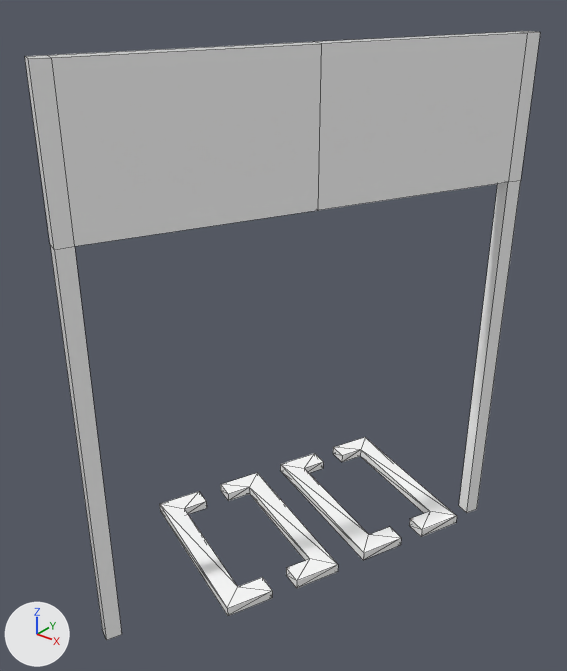
Two versions of the FBX model Assets/Meshes/SM_Meta.fbx, one commit apart.
Camera for both pictures: a camera (50 mm lens) standing at (-1.76, -19.89, 6.67) and looking at (-6.67, -13.74, 2.86). Every picture has the same lights, and +X, +Y and +Z are marked at lower left. Mesh edges are drawn as thin lines. Where no turn or scale is listed for an object, it has been applied to the vertices.
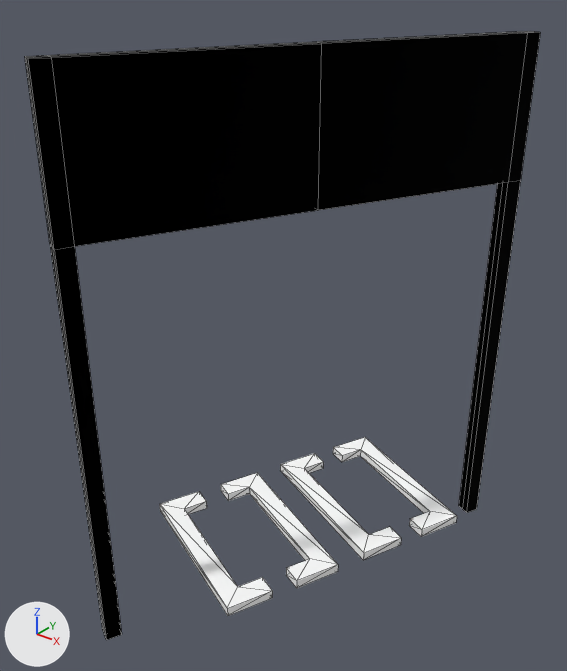
What differs and where, as boxes [x1, y1, x2, y2] in the pictures (567 x 671 px):
part 1 of me_mesh, built on: [25, 31, 535, 638] in both
part 2 of me_mesh, recoloured (white to black): [29, 32, 540, 640] in both

Edits to the bpy script that builds the scene:
```text
Add mat_m_board:
    mat_m_board = principled_material('M_Board')
    mat_m_board.base_color = (0.0, 0.0, 0.0)  # black #000000
    mat_m_board.metallic = 1.0
    mat_m_board.roughness = 0.859
Change me_mesh:
    used by ob_box069; location = (-6.01, -13.0, 4.36)
    remove me_mesh.from_pydata(...)  # 28 vertices, 26 faces; spans x -1.49..0.87, y -3.07..1.73, z -4.63..1.57
    add me_mesh.from_pydata(...)  # 42 vertices, 40 faces; spans x -1.49..0.87, y -3.07..1.73, z -4.63..1.57
    me_mesh part 1
    14 faces are deleted
    8 new vertices lie (-0.08, 0.04, 0.0) away from vertices in x -1.26..0.79, y -2.91..1.49, z -4.63..1.57
    6 new vertices lie (-0.08, 0.03, 0.0) away from vertices in x -1.34..0.87, y -3.07..1.66, z -4.63..1.57
    28 new faces join them
    me_mesh part 2: 12 faces spanning x -1.49..0.87, y -3.07..1.73, z -4.63..1.57 switch from mat_meta (white #ffffff) to mat_m_board (black #000000)
```
